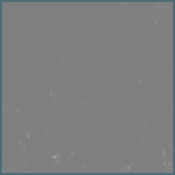
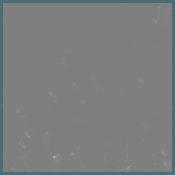
Layers edited between the first and the second w=175, h=175 image:
renamed "bg-test.png" to "lines", painted on it over [2, 2, 173, 173]
